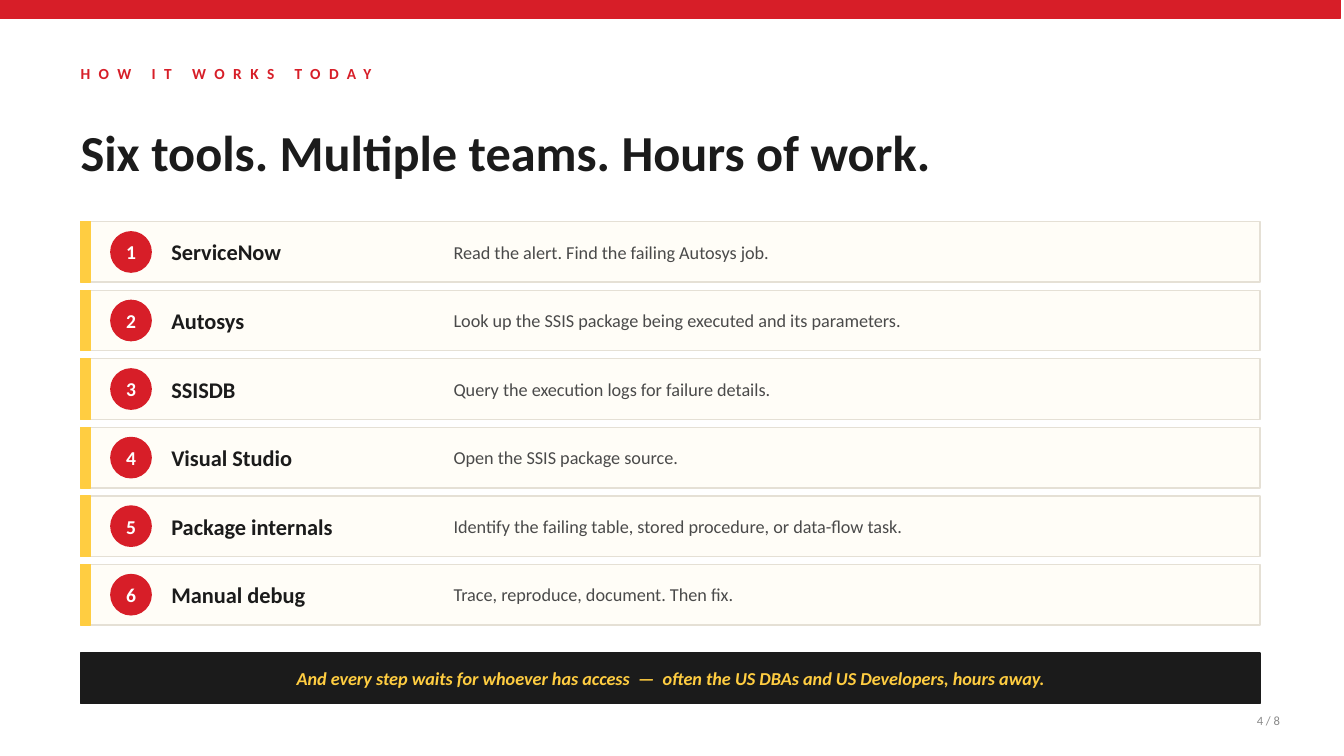
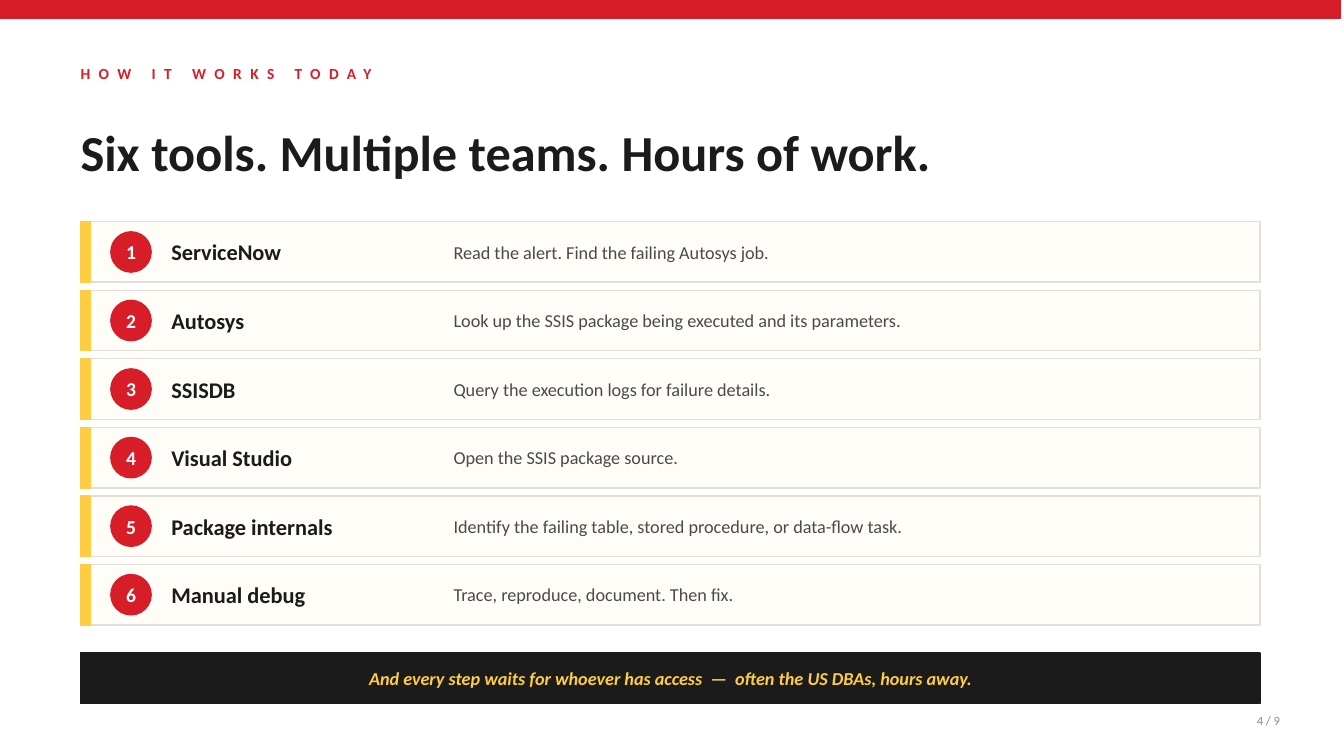
Before and after one commit to Snuthakki21/Copilot-docs, a slide deck: slide 4 of ppt/ETL_Incident_Diagnosis_Deck.pptx. Drawn at 1344x756 pixels with LibreOffice and Linux fonts; fonts in the diff are those of the drawing. Boxes give left, top, right and bottom in pixels: in the first picture for what was removed or moved away, otherwise in the second. Text is boxed around its words. In the diff, an @@ line names an element or a change of style, - is before the commit and + after.

```diff
--- a/ppt/ETL_Incident_Diagnosis_Deck.pptx
+++ b/ppt/ETL_Incident_Diagnosis_Deck.pptx
@@ text at bbox=[369, 672, 972, 688]: text changed @@
-And every step waits for whoever has access — often the US DBAs and US Developers, hours away.
+And every step waits for whoever has access — often the US DBAs, hours away.
```
Also in this commit, not shown: 6 other slides changed, 1 slide added.
